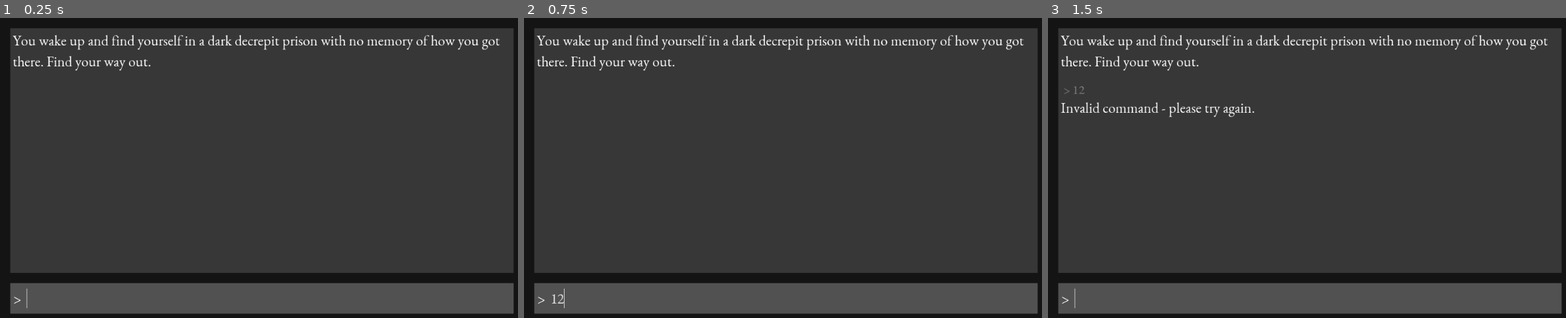
Above: before the commit, frames 1-3 (left to right).
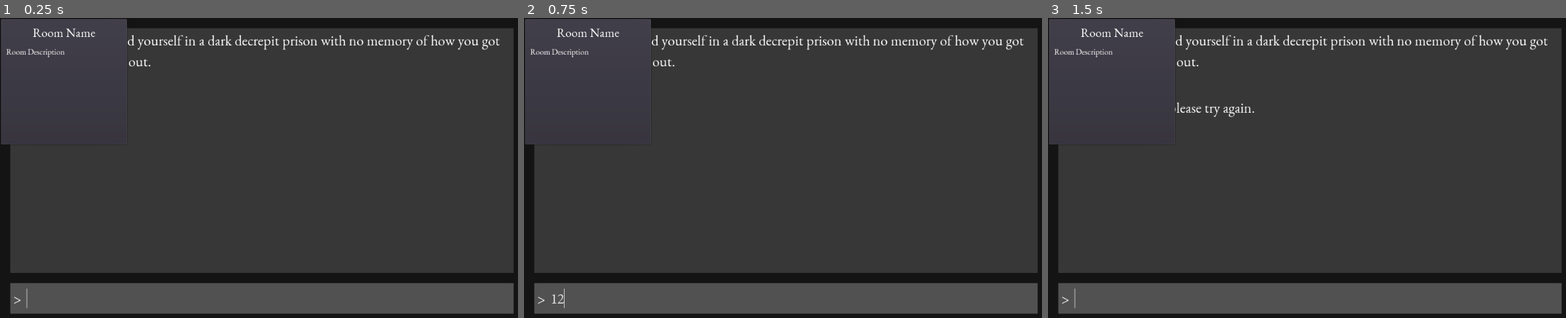
Above: after the commit, the same moments.

Repository: philipuriarte/Godot-Retro-Text-Adventure-Tutorial
Game: Godot game, scene res://scenes/game.tscn
Same seed, same stepped clock (60 frames per second), same inputs: the game is played once before the commit and once after it.
Inputs (mouse positions are in pixels of both pictures, inside the frame that each line leads up to):
- Up to frame 1 (0.25 s): no input
- Up to frame 2 (0.75 s): click (793, 297) at 0.52 s; type "12" at 0.6 s
- Up to frame 3 (1.5 s): tap Enter at 1.25 s

The runs differ from the first frame. In frame 1, 2.2% of the frame differs, in the area x 0-25%, y 0-43%; in frame 2, 2.2%; in frame 3, 2.5%.

Commit message:
Set Room position to default value

Diff:
--- a/scenes/room.tscn
+++ b/scenes/room.tscn
@@ -4,10 +4,8 @@
 [ext_resource path="res://fonts/eb_garamond_16.tres" type="DynamicFont" id=2]
 
 [node name="Room" type="PanelContainer"]
-margin_left = 20.0
-margin_top = -444.0
-margin_right = 270.0
-margin_bottom = -194.0
+margin_right = 250.0
+margin_bottom = 250.0
 rect_min_size = Vector2( 250, 250 )
 
 [node name="RoomMargin" type="MarginContainer" parent="."]
